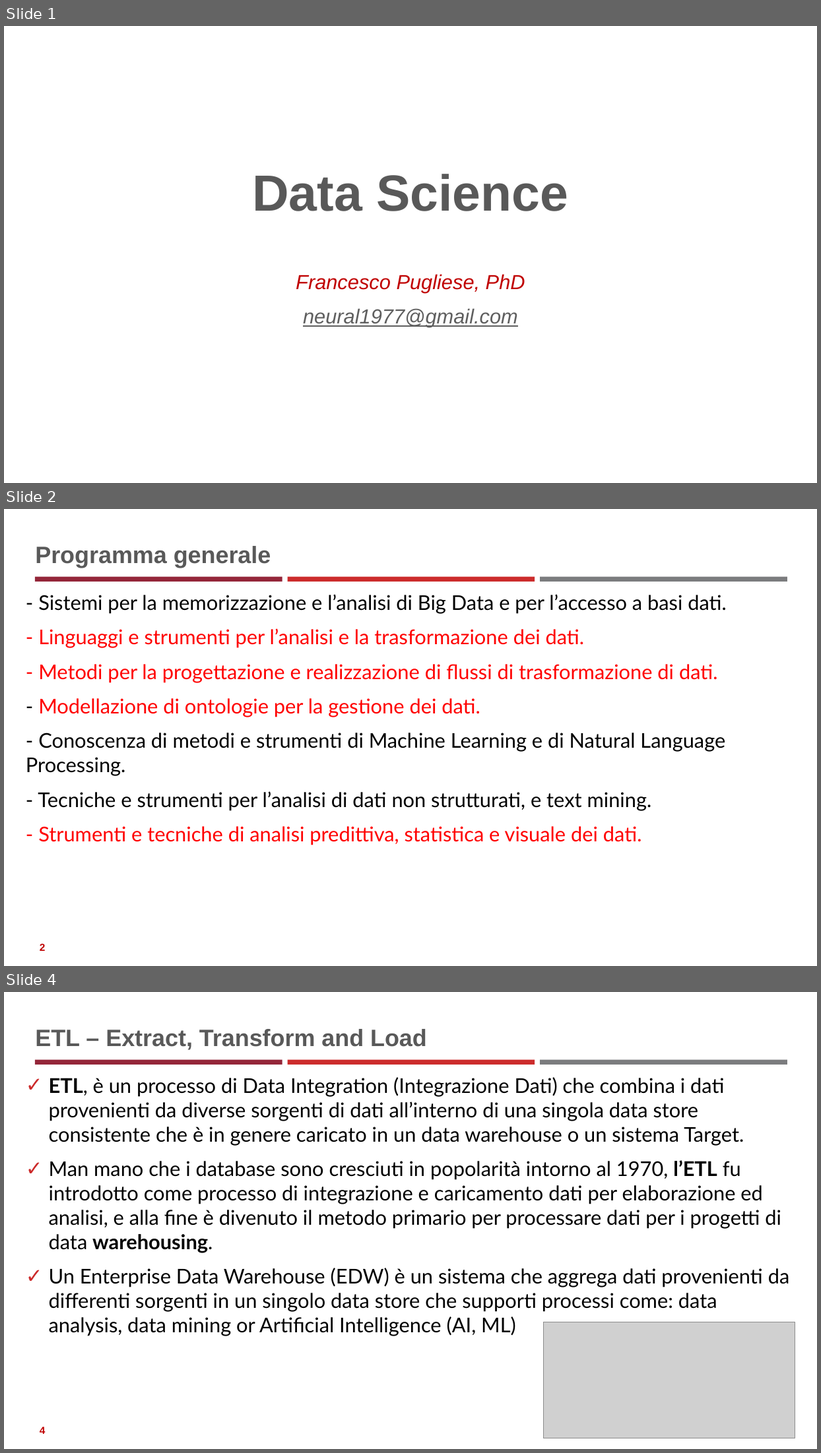
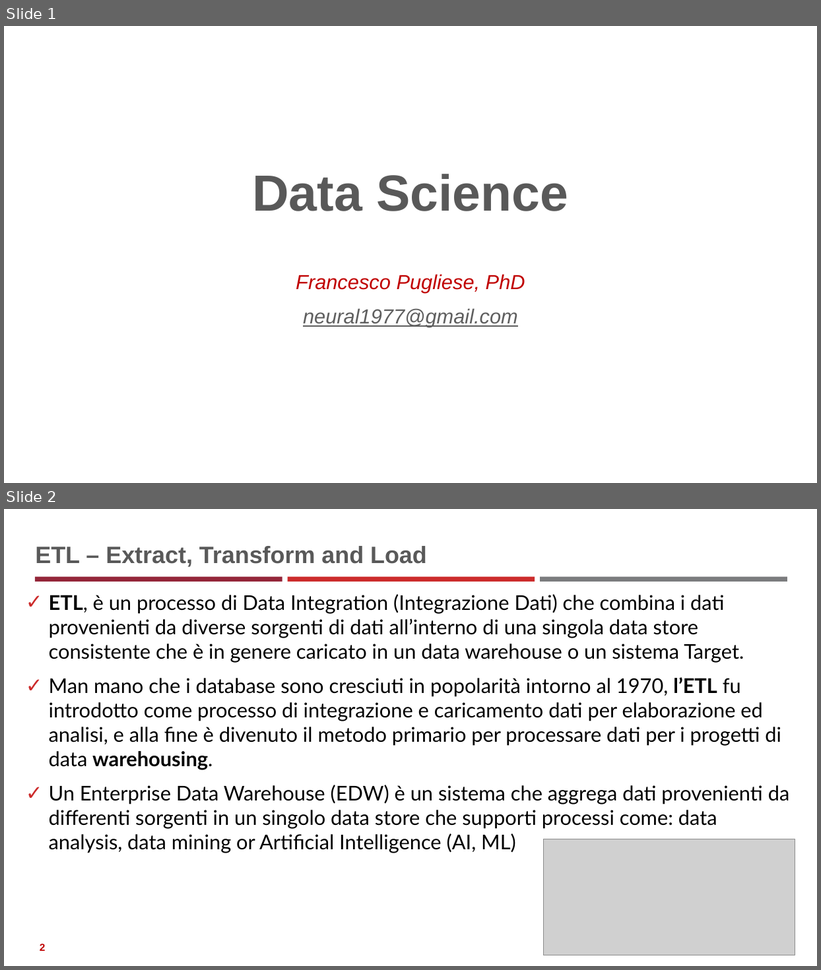
Before and after one commit to neural1977/data_science_interview_material, a slide deck: Data_Science_ita.pptx. Shown one above the other, each under a label of ours: slides 1, 2 and 4 before the commit, slides 1 and 2 after it; the slides between them are not shown. The pictures are 821x1453 and 821x970 pixels, drawn with LibreOffice and Linux fonts; fonts in the diff are those of the drawing; grey boxes stand for pictures. Boxes give left, top, right and bottom in pixels: in the first picture for what was removed or moved away, otherwise in the second. Text is boxed around its words. In the diff, an @@ line names an element or a change of style, - is before the commit and + after.

```diff
--- a/Data_Science_ita.pptx
+++ b/Data_Science_ita.pptx
@@ slide 2 removed at (4,509,817,966), background #FFFFFF; not listed: 3 template elements that a slide beside it also shows @@
@@ title removed at (35,546,271,568) @@
-Programma generale
@@ text removed at (26,594,727,846) @@
-- Sistemi per la memorizzazione e l’analisi di Big Data e per l’accesso a basi dati.
-- Linguaggi e strumenti per l’analisi e la trasformazione dei dati.
-- Metodi per la progettazione e realizzazione di flussi di trasformazione di dati.
-- Modellazione di ontologie per la gestione dei dati.
-- Conoscenza di metodi e strumenti di Machine Learning e di Natural Language Processing.
-- Tecniche e strumenti per l’analisi di dati non strutturati, e text mining.
-- Strumenti e tecniche di analisi predittiva, statistica e visuale dei dati.
@@ page number removed at (40,944,46,951) @@
-2
@@ what was slide 4 is now slide 2 @@
@@ page number at (40,944,46,951): text changed @@
-4
+2
```
Also in this commit, not shown: 2 slides changed, 5 slides added, 1 other slide removed, 5 other files.
